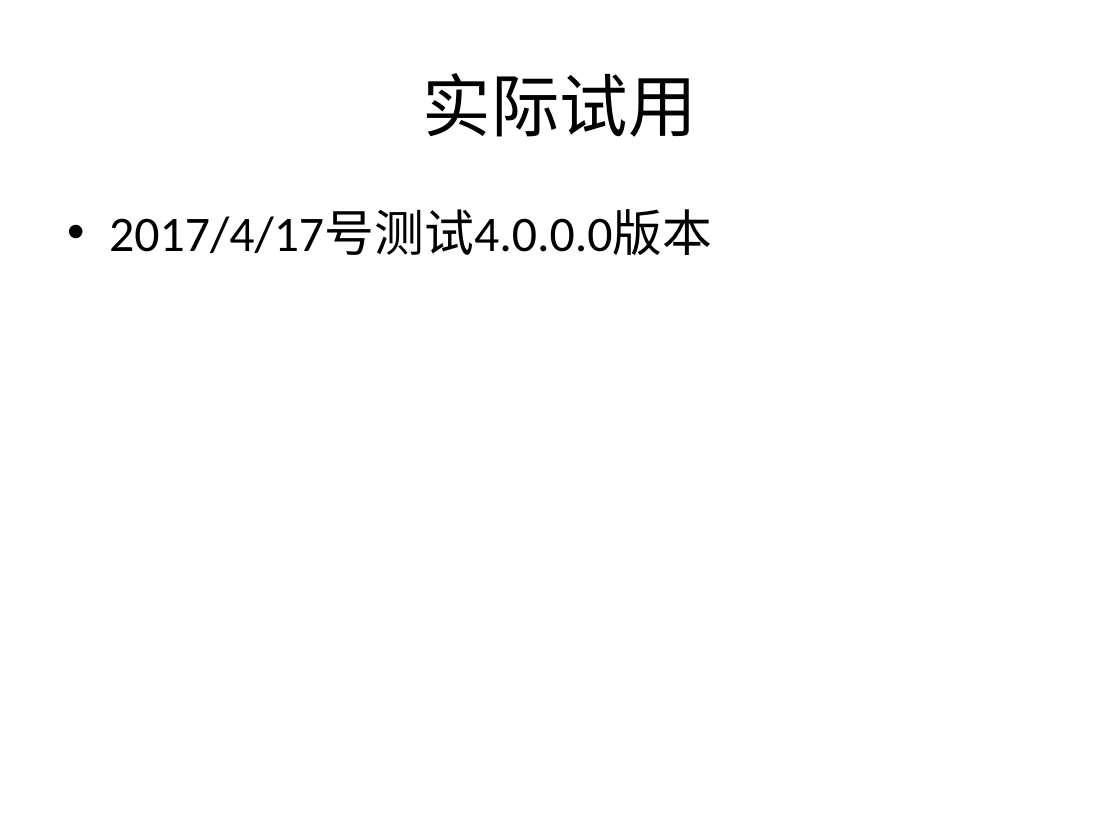
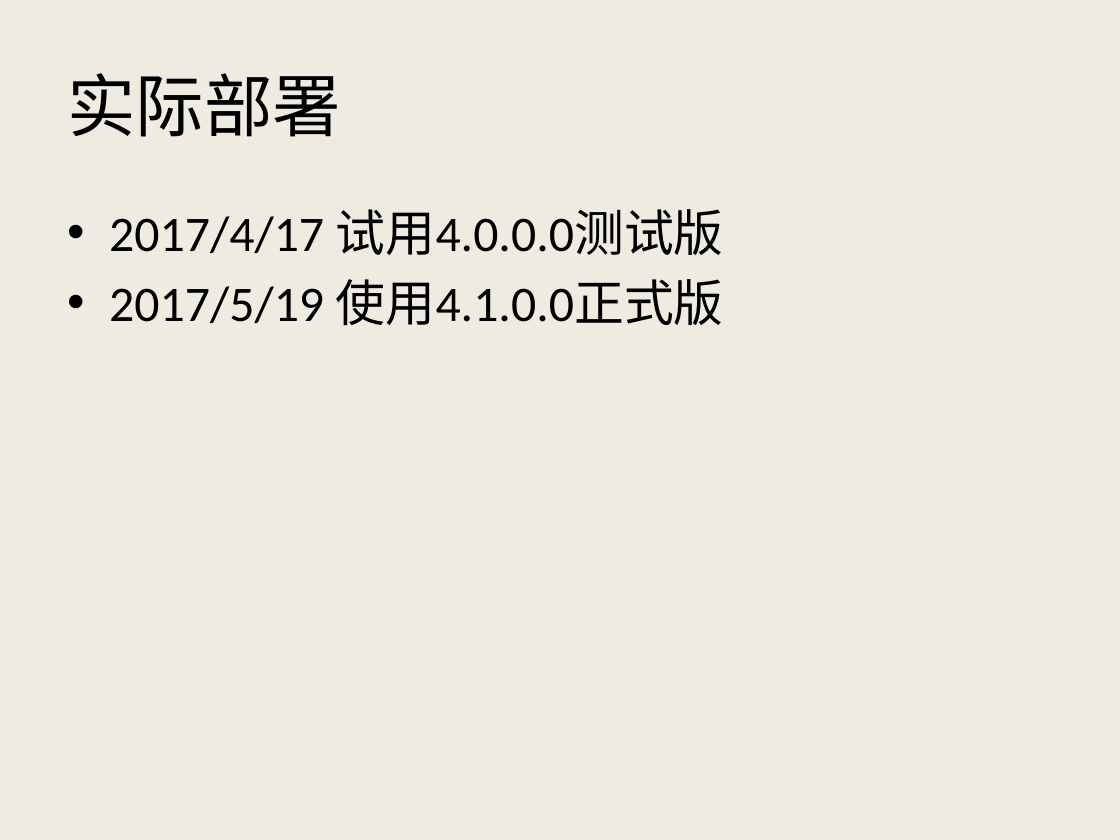
Before and after one commit to AlecSPb/PMS, a slide deck: slide 13 of PMSClient/Resource/Files/pmshelp_ch.pptx (slide 12 before the commit). Drawn at 1120x840 pixels with LibreOffice and Linux fonts; fonts in the diff are those of the drawing. Boxes give left, top, right and bottom in pixels: in the first picture for what was removed or moved away, otherwise in the second. Text is boxed around its words. In the diff, an @@ line names an element or a change of style, - is before the commit and + after.

```diff
--- a/PMSClient/Resource/Files/pmshelp_ch.pptx
+++ b/PMSClient/Resource/Files/pmshelp_ch.pptx
@@ background #FFFFFF to #EEECE1 @@
@@ title at [67,73,341,137]: text changed @@
-实际试用
+实际部署
@@ text at [109,209,724,326]: text changed @@
-• 2017/4/17号测试4.0.0.0版本
+• 2017/4/17 试用4.0.0.0测试版
+• 2017/5/19 使用4.1.0.0正式版
```
Also in this commit, not shown: 10 other slides changed, 2 slides added, 1 slide removed, 11 other files.
